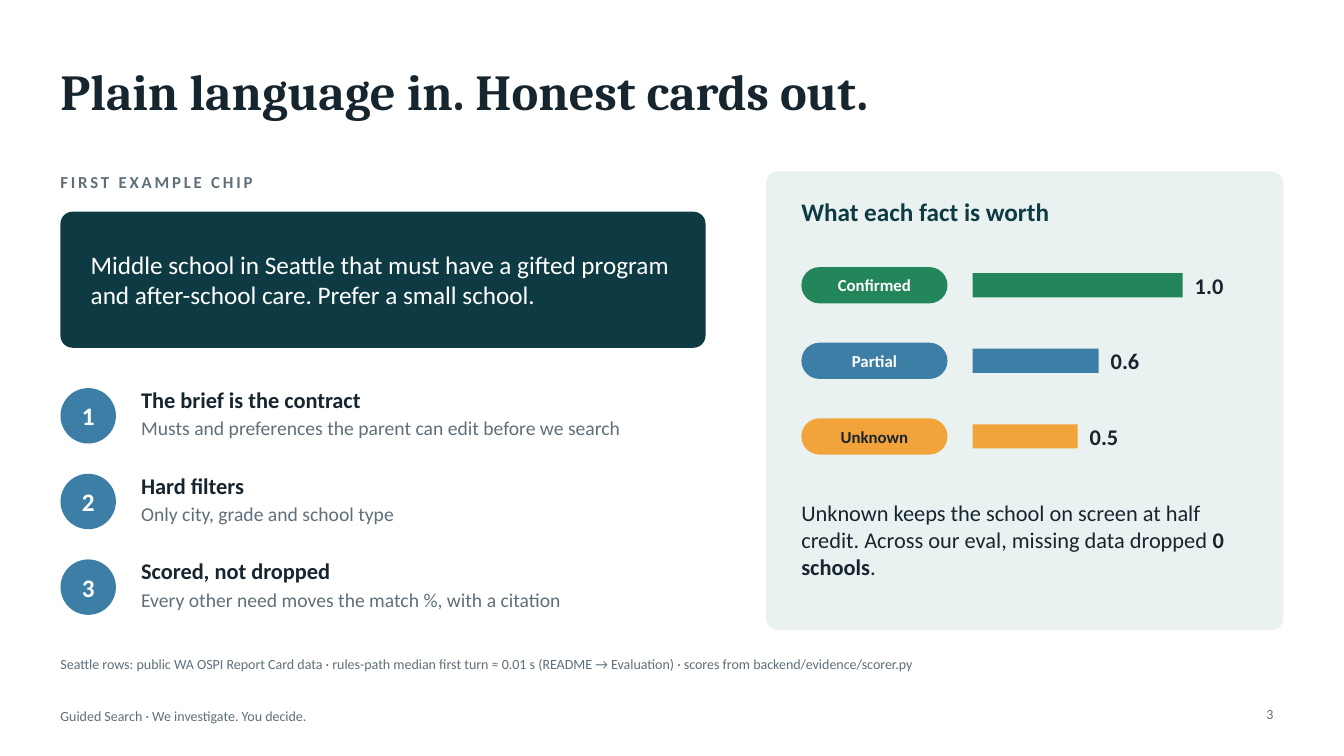
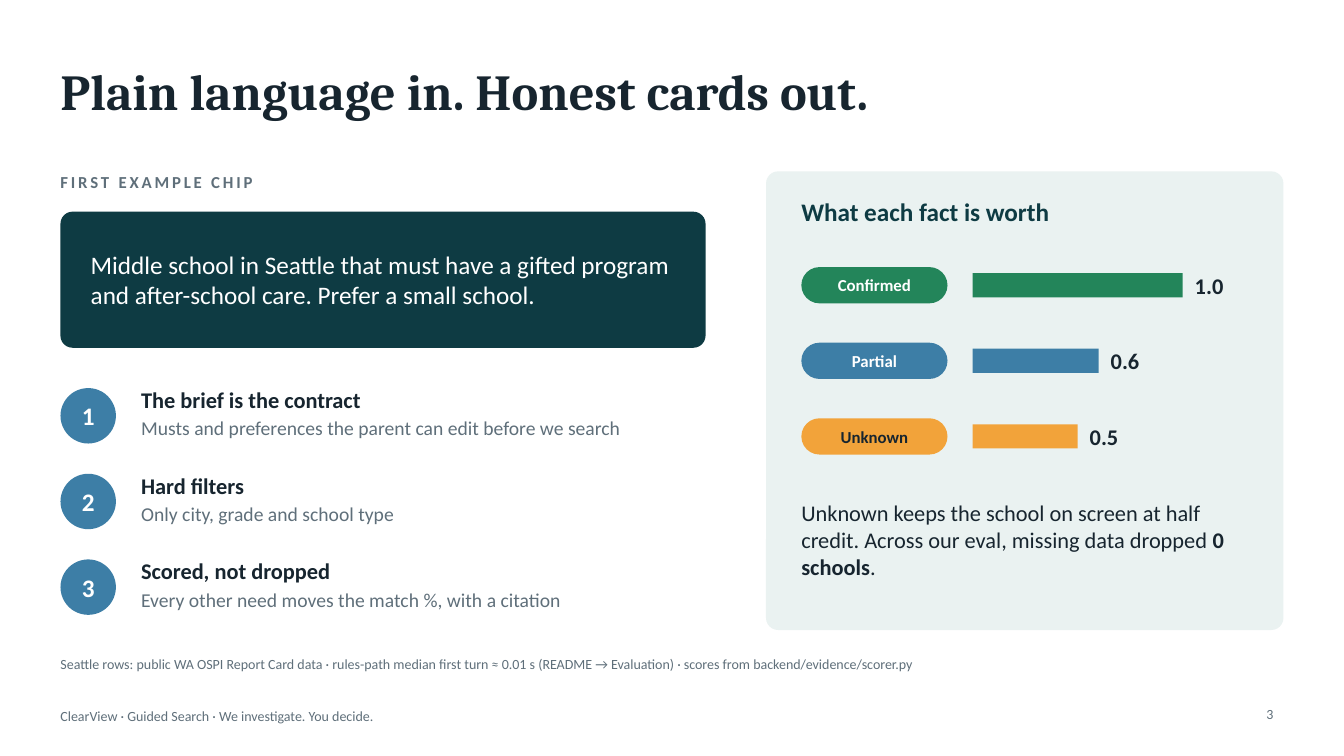
Before and after one commit to ClearView-AWS/AWS_BreakingBarriers, a slide deck: slide 3 of docs/pitch/Guided-Search-8min.pptx. Drawn at 1344x756 pixels with LibreOffice and Linux fonts; fonts in the diff are those of the drawing. Boxes give left, top, right and bottom in pixels: in the first picture for what was removed or moved away, otherwise in the second. Text is boxed around its words. In the diff, an @@ line names an element or a change of style, - is before the commit and + after.

```diff
--- a/docs/pitch/Guided-Search-8min.pptx
+++ b/docs/pitch/Guided-Search-8min.pptx
@@ text at [60, 711, 373, 724]: text changed @@
-Guided Search · We investigate. You decide.
+ClearView · Guided Search · We investigate. You decide.
```
Also in this commit, not shown: 7 other slides changed, 1 other file.
